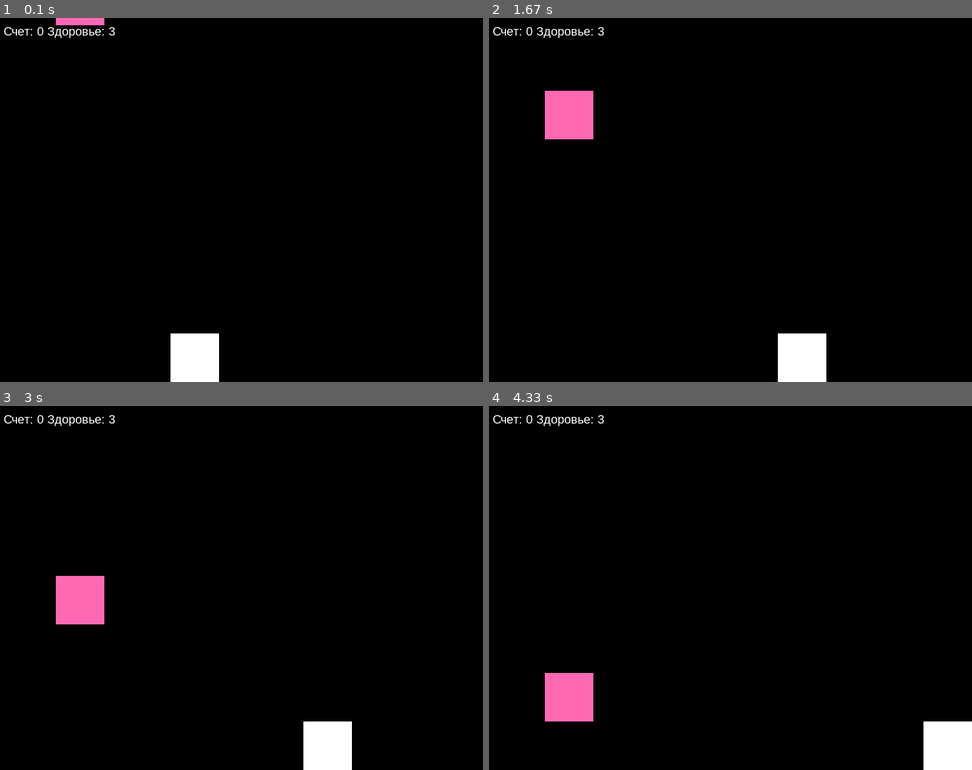
Above: before the commit, frames 1-4 (two rows, left to right).
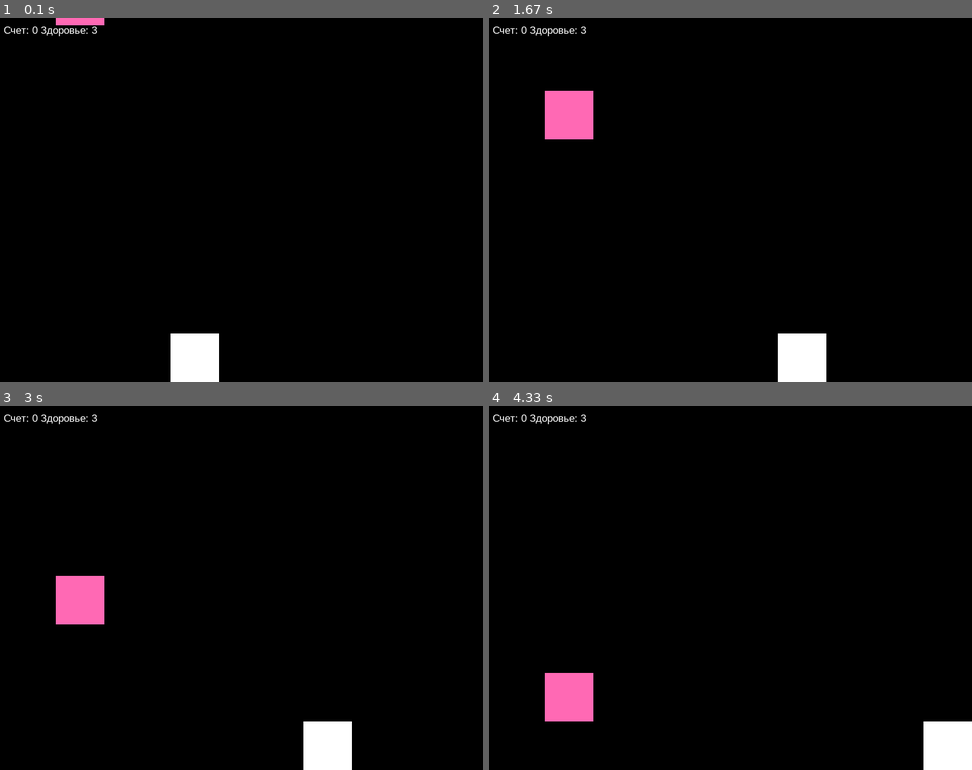
Above: after the commit, the same moments.

Repository: SlavaTatanov/Christmas-game-on-PyGame
Game: pygame game, started from main.py
Same seed, same stepped clock (60 frames per second), same inputs: the game is played once before the commit and once after it.
Inputs:
- Up to frame 1 (0.1 s): no input
- Up to frame 2 (1.67 s): hold Right 0.33-0.8 s; hold Right 0.83-1.3 s; hold Left from 1.33 s (still down)
- Up to frame 3 (3 s): release Left at 1.87 s; hold Left 1.9-2.3 s; hold Right 2.33-2.97 s
- Up to frame 4 (4.33 s): hold Left 3-3.47 s; hold Right 3.5-3.97 s; hold Right from 4 s (still down)

The runs differ from the first frame. In frame 1, 0.3% of the frame differs, in the area x 0-24%, y 2-6%; in frame 2, 0.3%; in frame 3, 0.3%; in frame 4, 0.3%.

Commit message:
rework TextLabel Class

Diff:
--- a/data/game_objects.py
+++ b/data/game_objects.py
@@ -40,8 +40,7 @@
     """
     Текстовые лейблы (отображение счета и прочее)
     """
-    def __init__(self, font, font_size, message, coordinates, color, center=False):
-        self.message = message
+    def __init__(self, font, font_size, coordinates, color, center=False):
         self.coordinates = coordinates
         self.color = color
         self.center = center
@@ -49,8 +48,8 @@
         self.label_srf = None
         self.label_rect = None
 
-    def render(self, base_surf):
-        self.label_srf = self.font.render(self.message, True, self.color)
+    def render(self, message, base_surf):
+        self.label_srf = self.font.render(message, True, self.color)
         if self.center:
             self.label_rect = self.label_srf.get_rect(center=self.coordinates)
         else:
--- a/main.py
+++ b/main.py
@@ -12,8 +12,7 @@
 
 def menu(final_score):
     base_surface.fill(config.color['Black'])
-    score_result = g_ob.TextLabel('arial', 40, f'Финальный счет: {final_score["score"]}', (config.W//2, config.H//2),
-                                  config.color['White'], True)
+    score_result = g_ob.TextLabel('arial', 40, (config.W//2, config.H//2), config.color['White'], True)
     while True:
         for event in pygame.event.get():
             if event.type == pygame.QUIT:
@@ -23,7 +22,7 @@
                 if event.key == pygame.K_SPACE:
                     game()
         # Отрисовка финального счета
-        score_result.render(base_surface)
+        score_result.render(f'Финальный счет: {final_score["score"]}', base_surface)
         # Общее обновление экрана
         pygame.display.update()
         clock.tick(config.FPS)
@@ -35,6 +34,7 @@
     gifts = gi.gifts_create()
     length_gifts = len(gifts)
     player = g_ob.GameObject(config.H, config.color['White'])
+    score_label = g_ob.TextLabel('arial', 17, (10, 10), config.color['White'])
     while True:
         keys = pygame.key.get_pressed()  # Отслеживает нажатые клавиши
         for event in pygame.event.get():
@@ -107,12 +107,7 @@
         for i in range(length_gifts):
             gifts[i].render(base_surface)
         # Отрисовка счета
-        score = pygame.font.SysFont('arial', 20)
-        tab_srf = score.render(f'Счет: {user_status["score"]} Здоровье: {user_status["health"]}',
-                               True, config.color['White'])
-        table = tab_srf.get_rect(topleft=(10, 10))
-        base_surface.blit(tab_srf, table)
-
+        score_label.render(f'Счет: {user_status["score"]} Здоровье: {user_status["health"]}', base_surface)
         # Обновление объектов на экране
         pygame.display.update()
         clock.tick(config.FPS)
